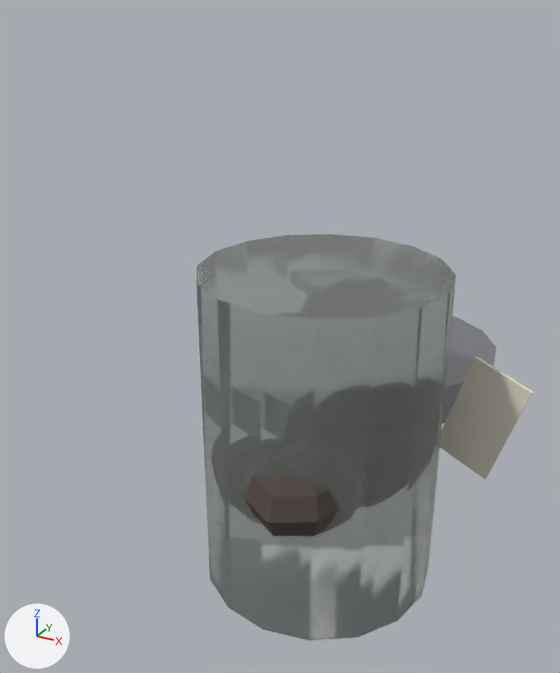
Two versions of the glTF model assets/models/prop_evidence_jar.glb, one commit apart.
The view is the same before and after, from a camera (50 mm lens) standing at (0.159, -0.245, 0.216) and looking at (-0.017, 0.075, 0.056). Every picture has the same lights, and +X, +Y and +Z are marked at lower left. The first picture is the older version. Vertices at exactly the same position are counted once.

Names of what the first picture shows: 'Prop_EvidenceJar'.
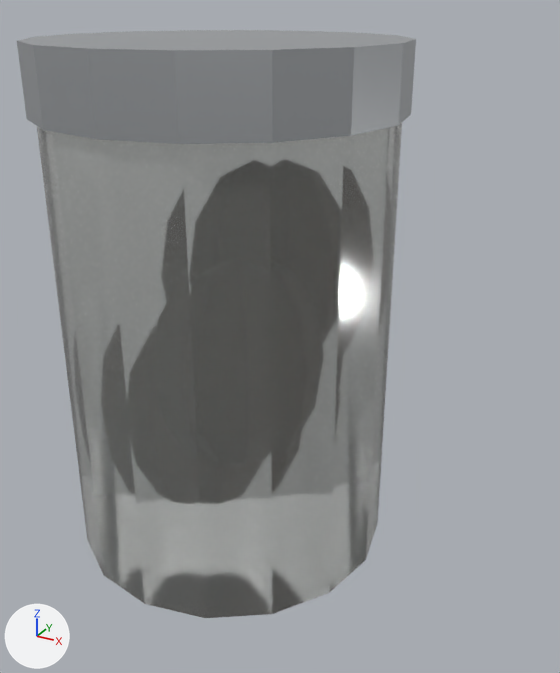
Location of each change, [x1, y1, x2, y2] in pixels of the pictures (560 x 673 px; the box of a moved part takes in the faces that stretch with it):
'Prop_EvidenceJar', recoloured, surface changed, reshaped, moved (18% wider, 44% taller)
    before: [196, 234, 533, 641]
    after: [17, 30, 416, 618]
part 1 of me_cylinder, moved or reshaped
    before: [196, 234, 456, 641]
    after: [37, 123, 402, 618]
part 2 of me_cylinder, moved or reshaped
    before: [442, 316, 496, 424]
    after: [17, 30, 416, 144]
part 3 of me_cylinder, deleted
    before: [244, 473, 340, 536]
part 4 of me_cylinder, deleted
    before: [440, 357, 533, 479]

What the commit changed:
Material 'Mat_JarGlass' (mat_mat_jarglass) changes colour from white #edf6f3 to white #f6f9f7; in linear values from (0.85, 0.92, 0.9) to (0.92, 0.95, 0.93).
In material 'Mat_JarGlass' (mat_mat_jarglass), roughness goes from 0.08 to 0.1.
Material 'Mat_ZincLid' (mat_mat_zinclid) changes colour from grey #a0a2a6 to light grey #bcbfc2; in linear values from (0.35, 0.36, 0.38) to (0.5, 0.52, 0.54).
Material 'Mat_CryptidHair' (mat_mat_cryptidhair) is new.
Its base color is (0.1, 0.07, 0.05) (brown #594b3f).
Its roughness is 0.85.
me_cylinder is used by ob_prop_evidencejar; location (0.0, 0.09, 0.0).
me_cylinder had 240 vertices, 452 faces and spanned x -0.068..0.101, y -0.079..0.166, z -0.09..0.09.
me_cylinder now has 190 vertices, 360 faces and spans x -0.068..0.068, y -0.068..0.068, z 0.0..0.203.
me_cylinder part 1: the loose piece of 32 vertices spanning x -0.065..0.065, y -0.065..0.065, z -0.09..0.09 is moved by (0.0, 0.0, 0.09).
me_cylinder part 2: the loose piece of 32 vertices spanning x -0.068..0.068, y 0.03..0.166, z -0.012..0.012 is moved by (0.0, -0.098, 0.19).
me_cylinder part 3: the loose piece of 42 vertices spanning x -0.016..0.04, y -0.079..-0.001, z -0.03..0.015 is deleted.
me_cylinder part 4: the loose piece of 8 vertices spanning x 0.049..0.101, y 0.044..0.056, z -0.036..0.036 is deleted.
Other edits to the shape of me_cylinder do not show in these pictures.
me_cylinder no longer uses material mat_mat_cryptidfursample (brown #50453f).
me_cylinder no longer uses material mat_mat_evidencetag (pale yellow #ede7d3).
me_cylinder gains material mat_mat_cryptidhair (brown #594b3f).
Object 'Prop_EvidenceJar' (ob_prop_evidencejar) moves from (0.0, 0.09, 0.0) to (0.0, 0.0, 0.0).
